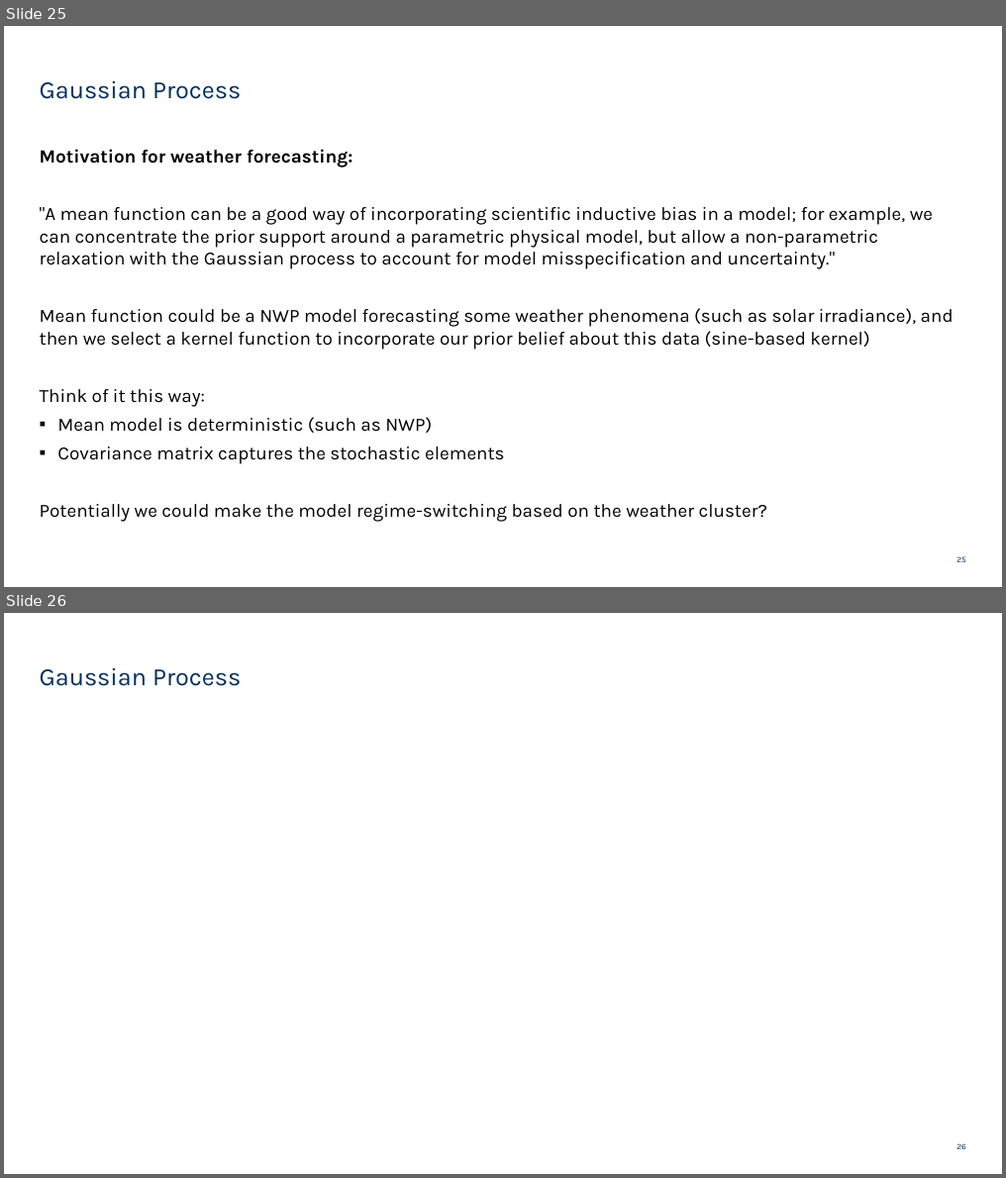
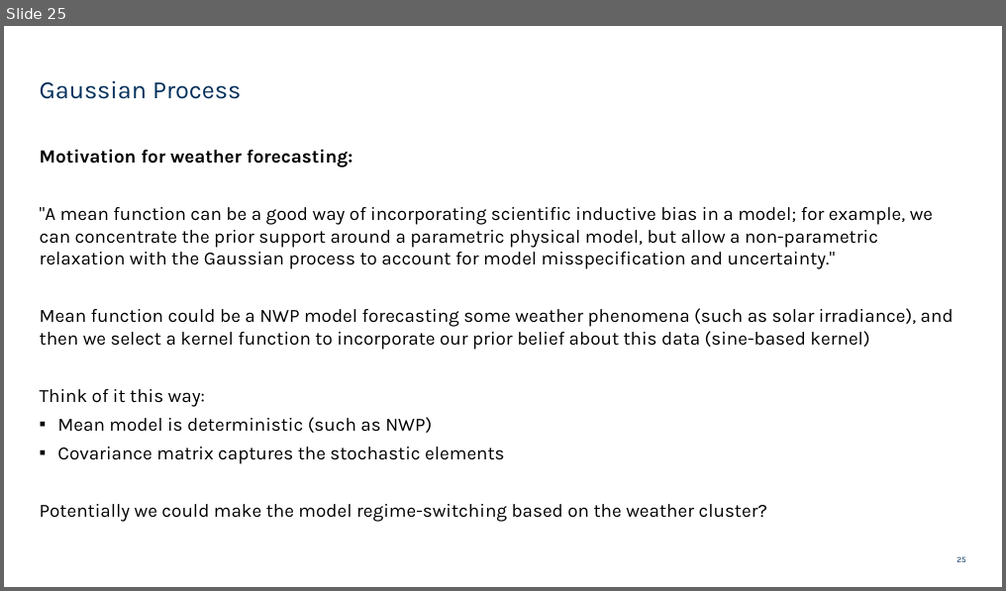
Before and after one commit to holmdk/gaussian_solar_project, a slide deck: presentation/gauss_processes.pptx. Shown one above the other, each under a label of ours: slides 25 and 26 before the commit, slide 25 after it. The pictures are 1006x1178 and 1006x591 pixels, drawn with LibreOffice and Linux fonts; fonts in the diff are those of the drawing; grey boxes stand for pictures; background and template pictures are left out. Boxes give left, top, right and bottom in pixels: in the first picture for what was removed or moved away, otherwise in the second. Text is boxed around its words. In the diff, an @@ line names an element or a change of style, - is before the commit and + after.

```diff
--- a/presentation/gauss_processes.pptx
+++ b/presentation/gauss_processes.pptx
@@ slide 26 removed at box(4, 613, 1002, 1174), background picture (left out) @@
@@ title removed at box(40, 667, 241, 686) @@
-Gaussian Process
@@ page number removed at box(956, 1144, 966, 1150) @@
-26
```
Also in this commit, not shown: 2 slides changed, 1 slide added, 2 other slides removed, 34 other files.
